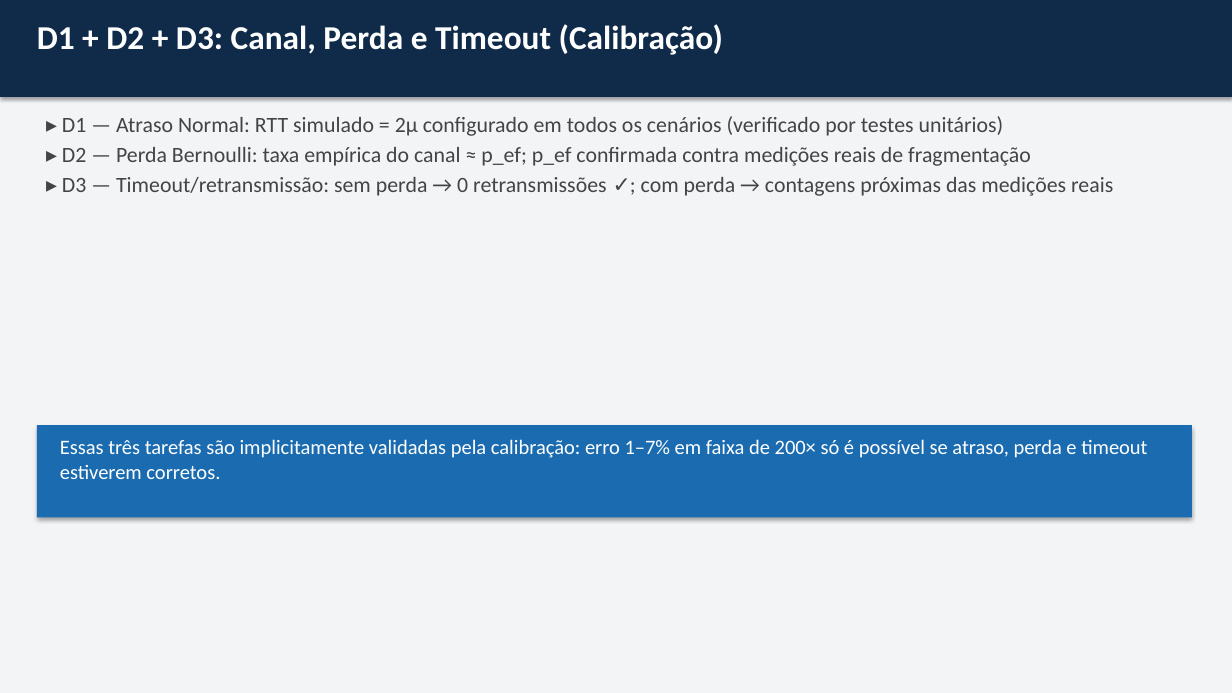
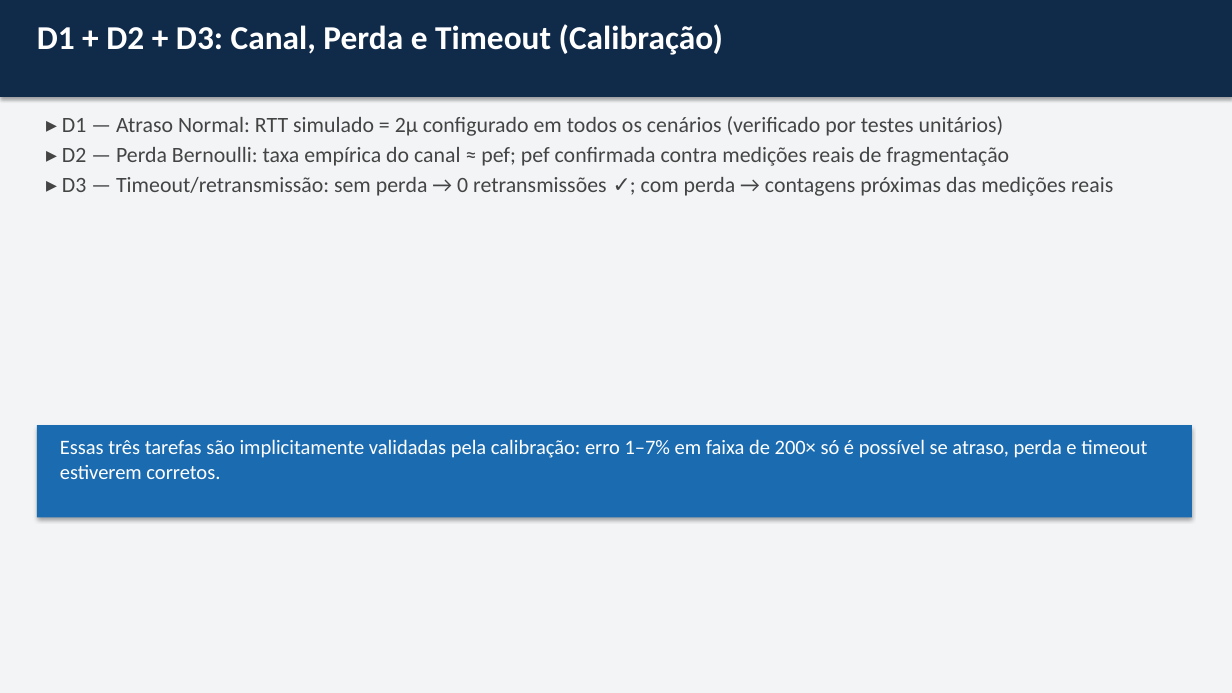
Before and after one commit to Anth0nYM/redes-de-computadores-dccmapi, a slide deck: slide 23 of paper/fase2_slides.pptx (slide 22 before the commit). Drawn at 1232x693 pixels with LibreOffice and Linux fonts; fonts in the diff are those of the drawing. Boxes give left, top, right and bottom in pixels: in the first picture for what was removed or moved away, otherwise in the second. Text is boxed around its words. In the diff, an @@ line names an element or a change of style, - is before the commit and + after.

```diff
--- a/paper/fase2_slides.pptx
+++ b/paper/fase2_slides.pptx
@@ text at (62, 147, 1010, 166): text changed @@
-▸ D2 — Perda Bernoulli: taxa empírica do canal ≈ p_ef; p_ef confirmada contra medições reais de fragmentação
+▸ D2 — Perda Bernoulli: taxa empírica do canal ≈ pef; pef confirmada contra medições reais de fragmentação
```
Also in this commit, not shown: 11 other slides changed, 1 slide added, 3 other files.
